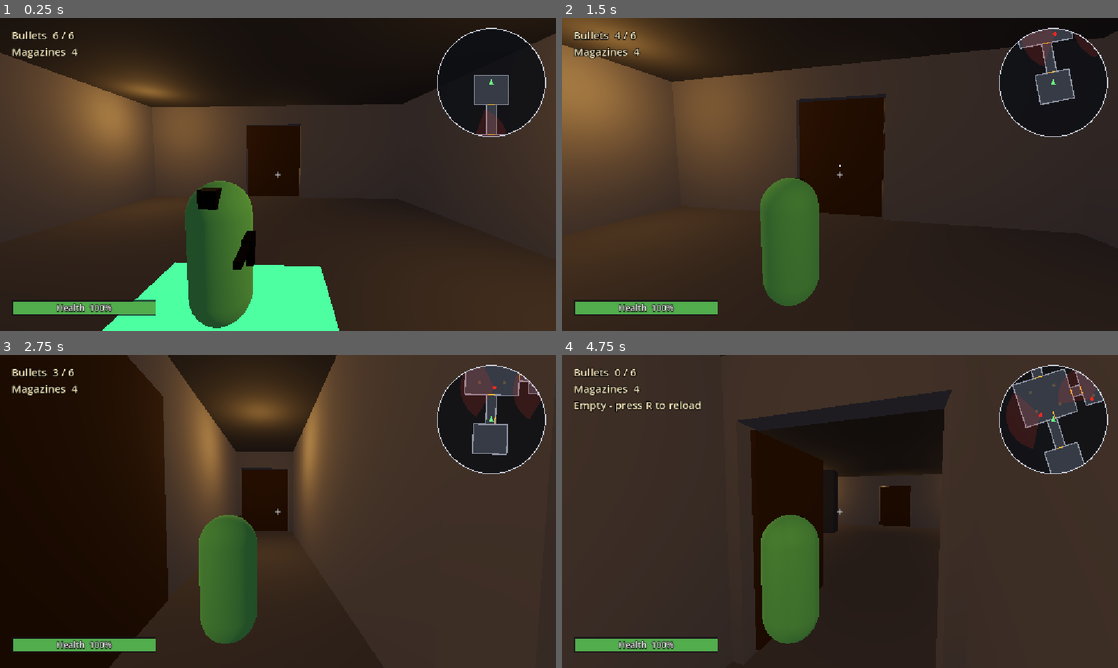
Above: before the commit, frames 1-4 (two rows, left to right).
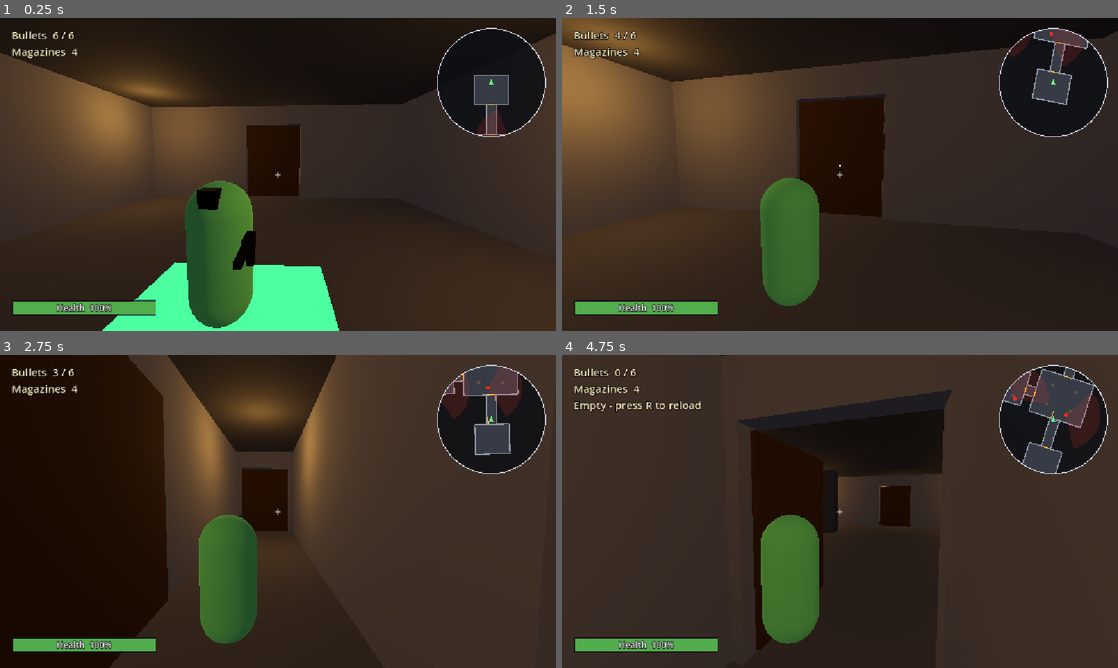
Above: after the commit, the same moments.

Repository: AdityaSrivastava27/godot-3d-dungeon-game-new
Game: Godot game, scene res://Scenes/Main.tscn
Same seed, same stepped clock (60 frames per second), same inputs: the game is played once before the commit and once after it.
Inputs (mouse positions are in pixels of both pictures, inside the frame that each line leads up to):
- Up to frame 1 (0.25 s): no input
- Up to frame 2 (1.5 s): tap Enter (ui_accept) at 0.5, 0.77 s; move the mouse to (867, 174) at 0.52 s; press the mouse at (867, 174) at 0.53 s; hold W (move_forward) from 0.53 s (still down); move the mouse to (812, 174) at 1.27 s; release the mouse at (812, 174) at 1.28 s; click (812, 174) at 1.35 s
- Up to frame 3 (2.75 s): keep holding W (move_forward); tap Enter (ui_accept) at 1.52 s; move the mouse to (289, 505) at 2.02 s; press the mouse at (289, 505) at 2.03 s
- Up to frame 4 (4.75 s): keep holding W (move_forward); move the mouse to (834, 517) at 2.77 s; release the mouse at (834, 517) at 2.78 s; click (834, 517) at 2.85 s; tap Enter (ui_accept) at 3.02, 3.77, 4.52 s; move the mouse to (878, 514) at 3.52 s; press the mouse at (878, 514) at 3.53 s; move the mouse to (795, 508) at 4.27 s; release the mouse at (795, 508) at 4.28 s; click (795, 508) at 4.35 s

The runs differ from the first frame. In frame 1, less than 0.1% of the frame differs, in the area x 85-92%, y 29-38%; in frame 2, 1.4%; in frame 3, 1.9%; in frame 4, 3.5%, in the area x 79-98%, y 4-38%.

Commit message:
Un-mirror the minimap's left and right
The player faces +Z rather than Godot's usual -Z: their yaw is taken from
the camera's basis.z as they move. The map's sideways axis was derived as
if they faced -Z, which made the transform a reflection instead of a
rotation, so the dungeon came out mirrored: a guard ahead on the left
appeared ahead on the right. Ahead and behind were already worked out for
a +Z facing, which is why only one axis looked wrong.

Facing +Z puts the player's right hand towards -x, so the sideways axis is
(-cos, sin). Everything on the map goes through this one transform, so the
guards, their sight cones, the doors and the walls all come back the right
way round together.

Co-Authored-By: Claude Opus 5 <noreply@anthropic.com>

Diff:
--- a/Scripts/minimap.gd
+++ b/Scripts/minimap.gd
@@ -109,10 +109,16 @@
 
 
 ## World x/z to a point on the map, in the player's frame: their facing is up.
+##
+## The player faces +Z, not Godot's usual -Z: their yaw is taken from the
+## camera's basis.z as they move (see Player._physics_process), so forward is
+## (sin, cos). Facing that way puts their right hand towards -x, which is why
+## the sideways axis is (-cos, sin) rather than the (cos, -sin) a -Z facing
+## would give -- with the latter the map came out mirrored left to right.
 func _to_map(world: Vector2) -> Vector2:
 	var rel := world - _origin
 	var ahead := rel.x * _sin + rel.y * _cos
-	var beside := rel.x * _cos - rel.y * _sin
+	var beside := rel.y * _sin - rel.x * _cos
 	return _centre + Vector2(beside, -ahead) * _scale
 
 
